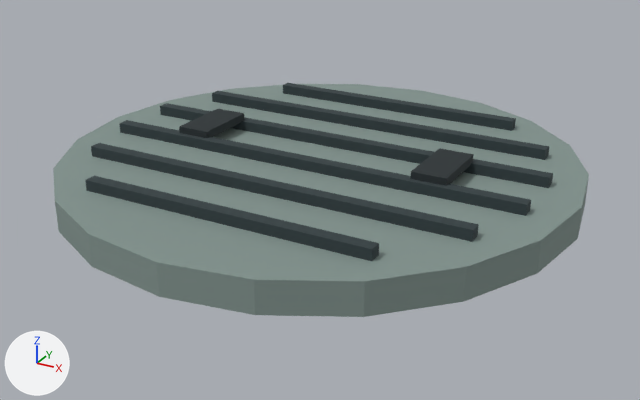
Renders of the glTF model outputs/domestic-test/roadview50/a75.glb from each side of a commit.
The view is the same before and after, from a 50 mm lens placed at (0.462, -0.841, 0.4), pointed at (0.009, -0.016, -0.012). Lighting does not change. The marker at lower left points along +X, +Y and +Z. The first picture is the older version. Where no turn or scale is listed for an object, it has been applied to the vertices. Vertices at exactly the same position are counted once.

The scene before the commit, as lines of its bpy script (objects in view):
```python
me_a75 = bpy.data.meshes.new('a75')
me_a75.from_pydata(...)  # 106 vertices, 176 faces; spans x -0.3..0.3, y -0.3..0.3, z 0.0..0.055
me_a75.materials.append(mat_matte_vertex_colors)
ob_a75 = bpy.data.objects.new('a75', me_a75)
ob_a75.location = (0.0, 0.0, 0.0)
```
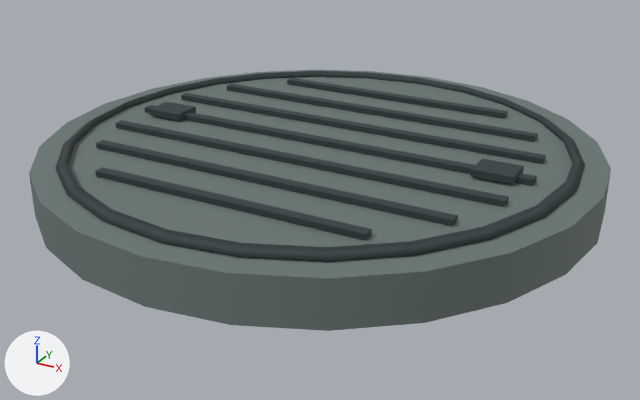
Boxes (x1, y1, x2, y2) around the edits, measured in the pictures (640 x 400 px):
'a75', reshaped, moved (9% wider, 11% taller): before (53, 83, 589, 317); after (29, 70, 611, 331)
'part-2', added: after (55, 71, 585, 261)
'part-7', added: after (115, 120, 509, 207)
'part-8', added: after (96, 140, 458, 226)
'part-9', added: after (95, 167, 372, 240)
'part-5', added: after (181, 93, 546, 164)
'part-6', added: after (144, 105, 537, 186)
'part-4', added: after (227, 84, 538, 141)
'part-3', added: after (287, 78, 508, 118)
'part-11', added: after (471, 159, 524, 184)
'part-10', added: after (149, 102, 196, 121)
part 1 of me_a75, rebuilt (9% wider, 12% taller): before (53, 84, 589, 317); after (29, 70, 611, 331)
part 2 of me_a75, deleted: before (85, 83, 553, 261)

The change, as a list of edits to the scene's bpy script:
```text
Change me_a75:
    remove me_a75.from_pydata(...)  # 106 vertices, 176 faces; spans x -0.3..0.3, y -0.3..0.3, z 0.0..0.055
    remove me_a75.materials.append(mat_matte_vertex_colors)
    add me_a75.from_pydata(...)  # 52 vertices, 96 faces; spans x -0.32..0.32, y -0.32..0.32, z -0.025..0.025
    me_a75 part 1: the loose piece of 42 vertices spanning x -0.3..0.3, y -0.3..0.3, z 0.0..0.035 is rebuilt with 52 vertices and now spans x -0.32..0.32, y -0.32..0.32, z -0.025..0.025, in mat_material_0 (grey #697774)
    me_a75 part 2: 8 loose pieces with 64 vertices, spanning x -0.257..0.257, y -0.207..0.207, z 0.035..0.055, are deleted
    add me_a75.materials.append(mat_material_0)  # grey #697774
Change ob_a75:
    ob_a75.location: (0.0, 0.0, 0.0) -> (0.0, 0.0, 0.025)
Add ob_part_11:
    ob_part_11 = bpy.data.objects.new('part-11', me_mesh_10)  # a box spanning x -0.0225..0.0225, y -0.0175..0.0175, z -0.004..0.004; in mat_material_10 (dark grey #303d3e)
    ob_part_11.location = (0.21, 0.0, 0.057)
Add ob_part_10:
    ob_part_10 = bpy.data.objects.new('part-10', me_mesh_9)  # a box spanning x -0.0225..0.0225, y -0.0175..0.0175, z -0.004..0.004; in mat_material_9 (dark grey #303d3e)
    ob_part_10.location = (-0.21, 0.0, 0.057)
Add ob_part_9:
    ob_part_9 = bpy.data.objects.new('part-9', me_mesh_8)  # a box spanning x -0.156..0.156, y -0.006..0.006, z -0.003..0.003; in mat_material_8 (dark grey #303d3e)
    ob_part_9.location = (0.0, -0.195, 0.054)
Add ob_part_8:
    ob_part_8 = bpy.data.objects.new('part-8', me_mesh_7)  # a box spanning x -0.214..0.214, y -0.006..0.006, z -0.003..0.003; in mat_material_7 (dark grey #303d3e)
    ob_part_8.location = (0.0, -0.13, 0.054)
Add ob_part_7:
    ob_part_7 = bpy.data.objects.new('part-7', me_mesh_6)  # a box spanning x -0.241..0.241, y -0.006..0.006, z -0.003..0.003; in mat_material_6 (dark grey #303d3e)
    ob_part_7.location = (0.0, -0.065, 0.054)
Add ob_part_6:
    ob_part_6 = bpy.data.objects.new('part-6', me_mesh_5)  # a box spanning x -0.25..0.25, y -0.006..0.006, z -0.003..0.003; in mat_material_5 (dark grey #303d3e)
    ob_part_6.location = (0.0, 0.0, 0.054)
Add ob_part_5:
    ob_part_5 = bpy.data.objects.new('part-5', me_mesh_4)  # a box spanning x -0.241..0.241, y -0.006..0.006, z -0.003..0.003; in mat_material_4 (dark grey #303d3e)
    ob_part_5.location = (0.0, 0.065, 0.054)
Add ob_part_4:
    ob_part_4 = bpy.data.objects.new('part-4', me_mesh_3)  # a box spanning x -0.214..0.214, y -0.006..0.006, z -0.003..0.003; in mat_material_3 (dark grey #303d3e)
    ob_part_4.location = (0.0, 0.13, 0.054)
Add ob_part_3:
    ob_part_3 = bpy.data.objects.new('part-3', me_mesh_2)  # a box spanning x -0.156..0.156, y -0.006..0.006, z -0.003..0.003; in mat_material_2 (dark grey #303d3e)
    ob_part_3.location = (0.0, 0.195, 0.054)
Add ob_part_2:
    ob_part_2 = bpy.data.objects.new('part-2', me_mesh_1)  # 100 vertices, 144 faces; spans x -0.293..0.293, y -0.293..0.293, z -0.007..0.007; in mat_material_1 (dark grey #303d3e)
    ob_part_2.location = (0.0, 0.0, 0.052)
```
